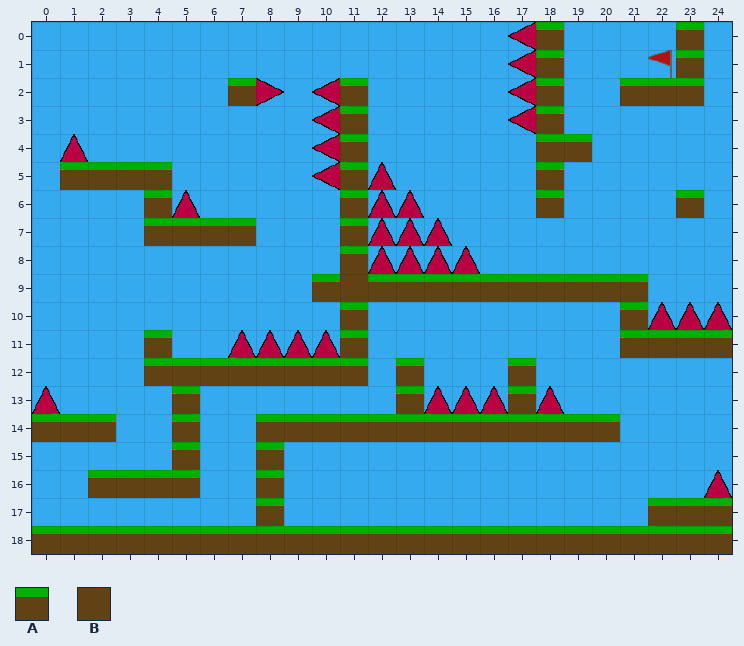
Two versions of a level (Tiled map (JSON), public/maps/stage1.json). That is the earlier state.
Cells are 32x32 px. Shown: x 0..24, y 0..18. Tiles whose own drawing changed are shown in their newer look in all pictures.
Key: from "grass": A 0; from "grassTiles": B 1.
_ is an empty cell.
Layers that did not change in this view are not listed.
Layer "Collide" before, first column x 0:
 0 __________________A____A_
 1 __________________A____A_
 2 _______A___A______A__AAA_
 3 ___________A______A______
 4 ___________A______AA_____
 5 _AAAA______A______A______
 6 ____A______A______A____A_
 7 ____AAAA___A_____________
 8 ___________A_____________
 9 __________ABAAAAAAAAAA___
10 ___________A_________A___
11 ____A______A_________AAAA
12 ____AAAAAAAA_A___A_______
13 _____A_______A___A_______
14 AAA__A__AAAAAAAAAAAAA____
15 _____A__A________________
16 __AAAA__A________________
17 ________A_____________AAA
18 AAAAAAAAAAAAAAAAAAAAAAAAA
Once edited:
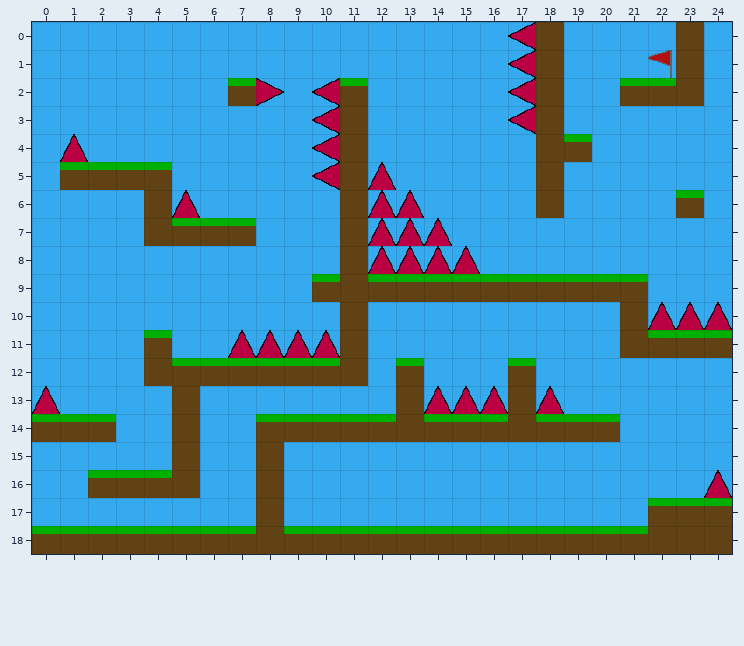
From old to new:
Changed rows in their new state; . is an unchanged cell.
Layer "Collide":
first column x 4:
 0 ..............B....B.
 1 ..............B....B.
 2 ..............B....B.
 3 .......B......B......
 4 .......B......B......
 5 .......B......B......
 6 B......B......B......
 7 B......B.............
 8 .......B.............
10 .......B.........B...
11 .......B.........B...
12 B......B.............
13 .B.......B...B.......
14 .B.......B...B.......
15 .B..B................
16 .B..B................
17 ....B................
18 ....B.............BBB
